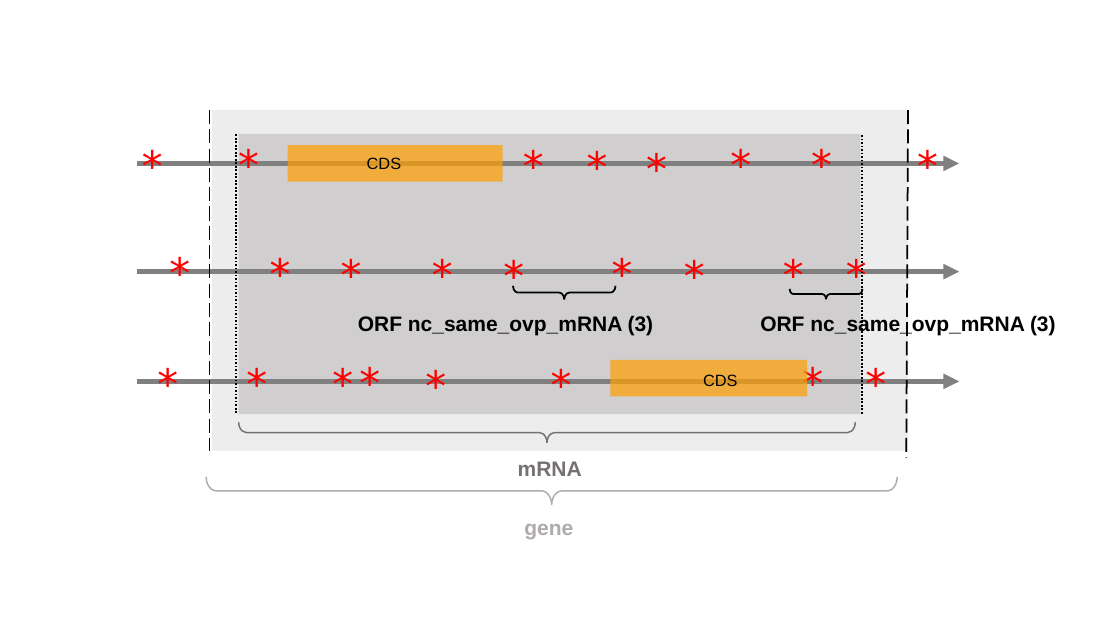
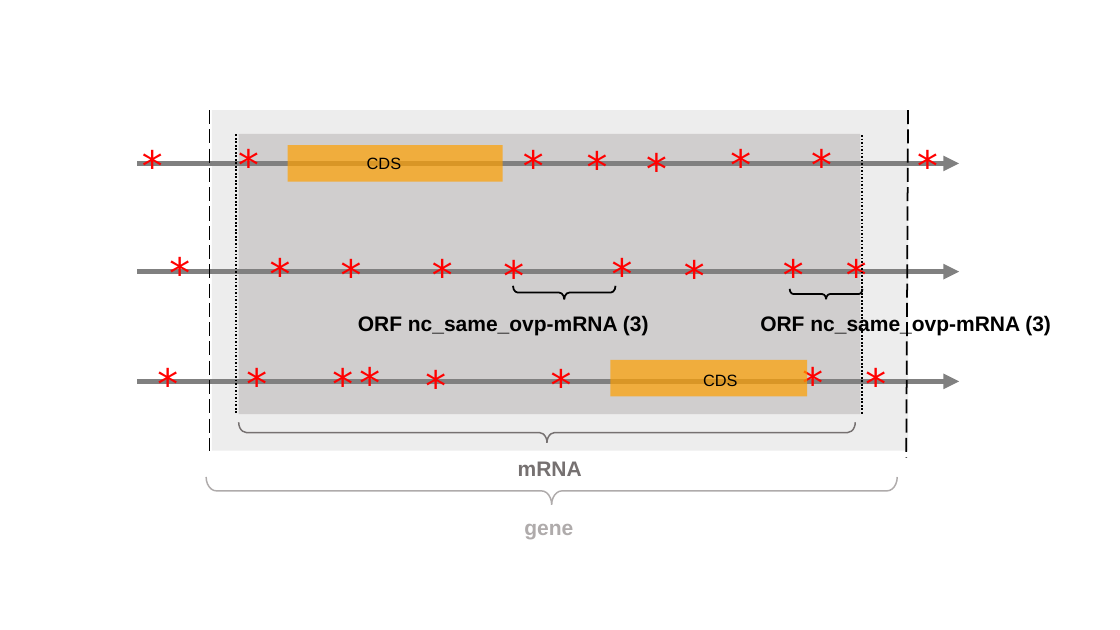
Before and after one commit to i2bc/ORFmine, a slide deck: slide 2 of docs/img/orf_annotation.pptx. Drawn at 1120x630 pixels with LibreOffice and Linux fonts; fonts in the diff are those of the drawing. Boxes give left, top, right and bottom in pixels: in the first picture for what was removed or moved away, otherwise in the second. Text is boxed around its words. In the diff, an @@ line names an element or a change of style, - is before the commit and + after.

```diff
--- a/docs/img/orf_annotation.pptx
+++ b/docs/img/orf_annotation.pptx
@@ text at (358,316,649,335): text changed @@
-ORF nc_same_ovp_mRNA (3)
+ORF nc_same_ovp-mRNA (3)
@@ text at (760,314,1051,335): text changed @@
-ORF nc_same_ovp_mRNA (3)
+ORF nc_same_ovp-mRNA (3)
```
Also in this commit, not shown: 1 other slide changed, 13 other files.
